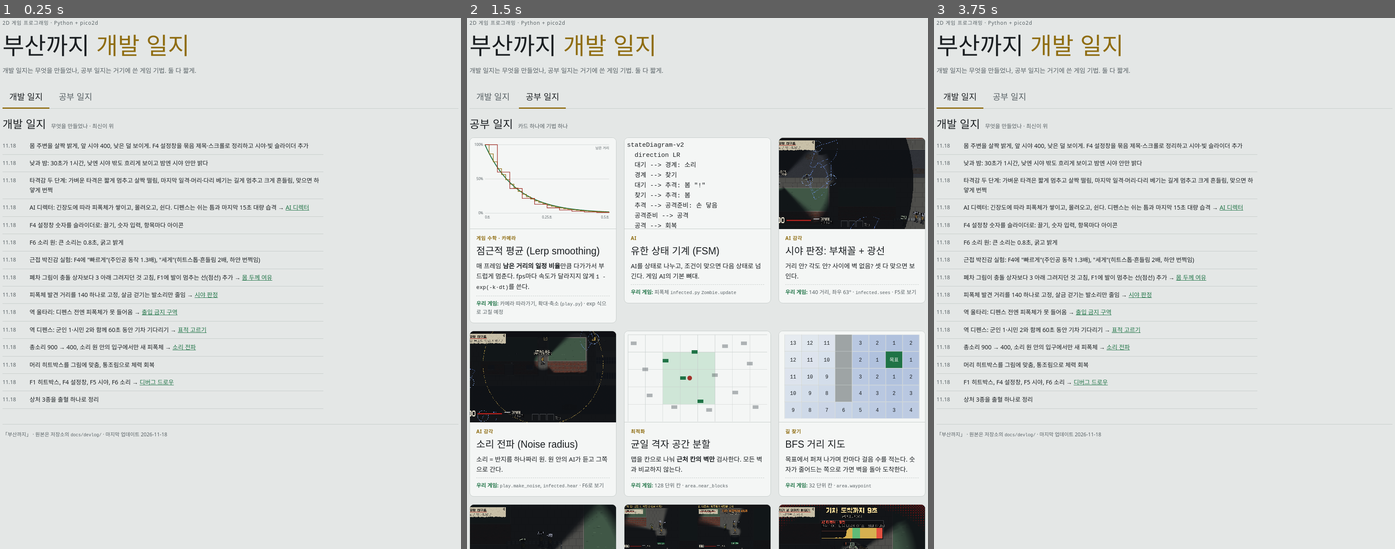
Above: before the commit, frames 1-3 (left to right).
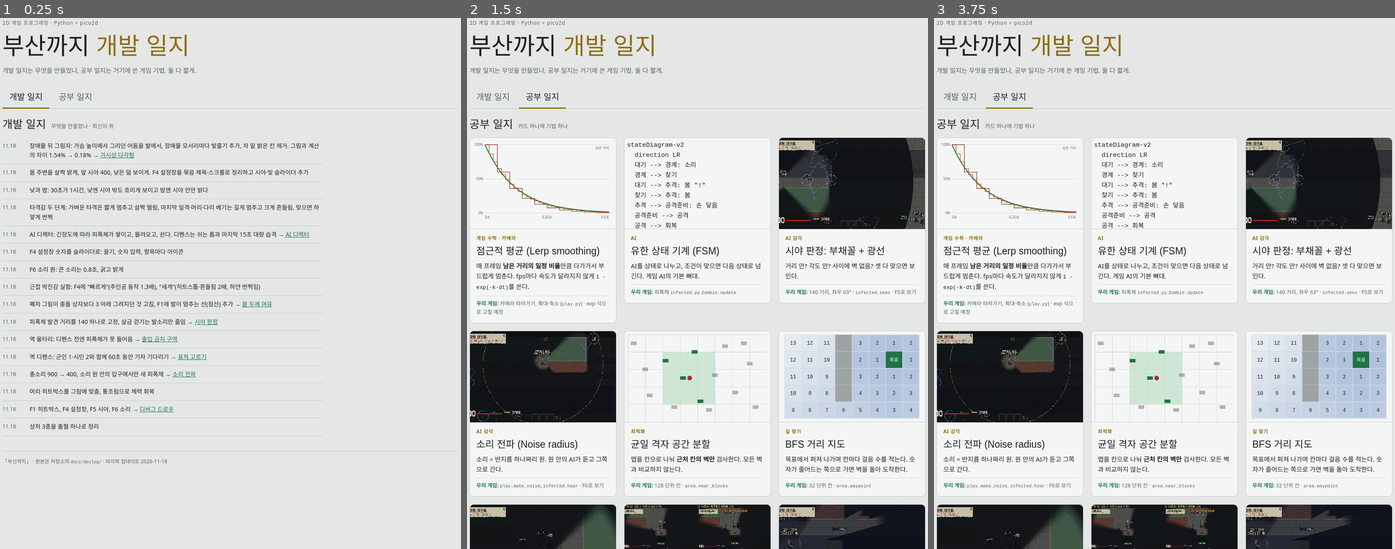
Above: after the commit, the same moments.

Repository: kimminseoung-source/2DGame_Project_NuclearSeoul
Game: browser game, page docs/devlog/index.html
The game is run twice, just before and just after one commit, with the same random seed, the same clock (stepped at 60 frames per second) and the same inputs.
Inputs (mouse positions are in pixels of both pictures, inside the frame that each line leads up to):
- Up to frame 1 (0.25 s): no input
- Up to frame 2 (1.5 s): click "시야 판정" at 1.27 s
- Up to frame 3 (3.75 s): click "개발 일지" at 1.87 s; click "공부 일지" at 2.47 s; click "개발 일지" at 3.07 s; click (1049, 156) at 3.67 s, where only the run after the commit has a clickable "가시성 다각형"

The runs differ from the first frame. In frame 1, 6.6% of the frame differs, in the area x 0-100%, y 23-85%; in frame 2, 1.5%; in frame 3, 29%, in the area x 0-100%, y 14-100%.

Commit message:
장애물 뒤 그림자를 계산대로 그리기
- 어둠을 가슴이 아니라 발에서 그림(22만큼 위로 밀려 있었음)
- 장애물 모서리마다 빛줄기를 더해 경계가 번지지 않게(가시성 다각형), 속도도 다듬음
- 지도 표시 밑에 보도 칸이 그려지던 것: 주변 땅으로 채움
- 그림과 계산 차이 1.54% -> 0.18%

Co-Authored-By: Claude Opus 5.5 <noreply@anthropic.com>

Diff:
--- a/docs/devlog/index.html
+++ b/docs/devlog/index.html
@@ -107,6 +107,7 @@
   <section class="view log" id="view-dev" aria-labelledby="logtitle">
     <div class="section-title"><h2 id="logtitle">개발 일지</h2><small>무엇을 만들었나 · 최신이 위</small></div>
     <ol>
+      <li><span class="d">11.18</span><span>장애물 뒤 그림자: 가슴 높이에서 그리던 어둠을 발에서, 장애물 모서리마다 빛줄기 추가, 차 밑 밝은 칸 제거. 그림과 계산의 차이 1.54% → 0.18% → <a href="#visibility">가시성 다각형</a></span></li>
       <li><span class="d">11.18</span><span>몸 주변을 살짝 밝게, 앞 시야 400, 낮은 덜 보이게. F4 설정창을 묶음 제목·스크롤로 정리하고 시야·빛 슬라이더 추가</span></li>
       <li><span class="d">11.18</span><span>낮과 밤: 30초가 1시간, 낮엔 시야 밖도 흐리게 보이고 밤엔 시야 안만 밝다</span></li>
       <li><span class="d">11.18</span><span>타격감 두 단계: 가벼운 타격은 짧게 멈추고 살짝 떨림, 마지막 일격·머리·다리 베기는 길게 멈추고 크게 흔들림, 맞으면 하얗게 번쩍</span></li>
@@ -221,6 +222,16 @@
       </div>
     </article>
 
+    <article class="card" id="visibility">
+      <div class="media"><img src="img/shadow_corner_rays.png" alt="밤, 주인공이 폐차를 바라보는 장면. 차 뒤쪽부터 그림자가 또렷한 경계로 시작한다" loading="lazy" width="1280" height="720"></div>
+      <div class="body">
+        <span class="kind">빛·그림자</span>
+        <h3>가시성 다각형 (모서리 광선)</h3>
+        <p class="what">눈에서 빛줄기를 고르게 쏘면 줄기 사이에서 그림자 경계가 번진다. 장애물 <b>모서리마다 바로 양옆으로</b> 줄기를 더 쏘면 경계가 모서리에 딱 맞는다.</p>
+        <p class="ours"><b>우리 게임:</b> 고른 줄기 96 + 모서리 줄기 · <code>vision_cone.draw</code></p>
+      </div>
+    </article>
+
     <article class="card" id="director">
       <div class="media"><img src="img/director_f7.png" alt="F7 화면: 긴장도 그래프가 쌓기(노랑), 쉬기(초록), 다시 쌓기, 절정(빨강) 순으로 그려져 있다" loading="lazy" width="1280" height="720"></div>
       <div class="body">
@@ -349,7 +360,7 @@
   }
 
   function show() {
-    const study = location.hash === "#study" || ["#lerp", "#fsm", "#sight", "#sound", "#grid", "#bfs", "#keepout", "#target", "#director", "#padding", "#debugdraw"].includes(location.hash);
+    const study = location.hash === "#study" || ["#lerp", "#fsm", "#sight", "#sound", "#grid", "#bfs", "#keepout", "#target", "#visibility", "#director", "#padding", "#debugdraw"].includes(location.hash);
     document.getElementById("view-dev").hidden = study;
     document.getElementById("view-study").hidden = !study;
     document.getElementById("tab-dev").setAttribute("aria-current", study ? "false" : "page");
Binary file added: docs/devlog/img/shadow_corner_rays.png
Binary file added: docs/planning/cone_wreck_13.png
Binary file added: docs/planning/cone_wreck_22.png
Binary file added: docs/planning/ground_markers_fix.png
Not shown, changed: docs/DEVLOG.md
